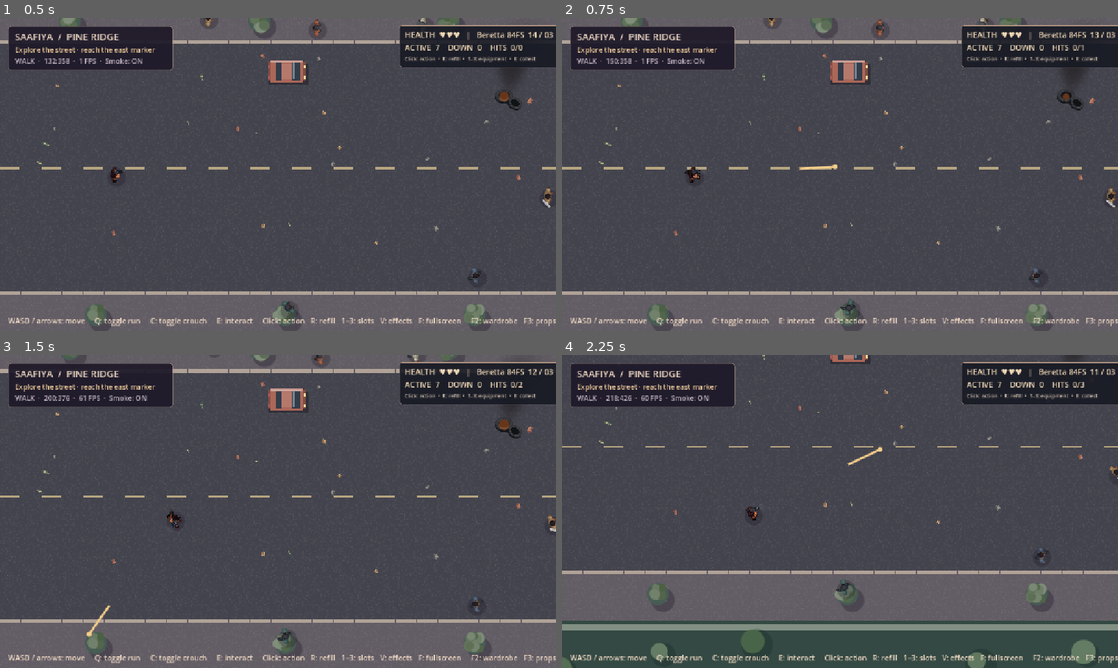
Above: before the commit, frames 1-4 (two rows, left to right).
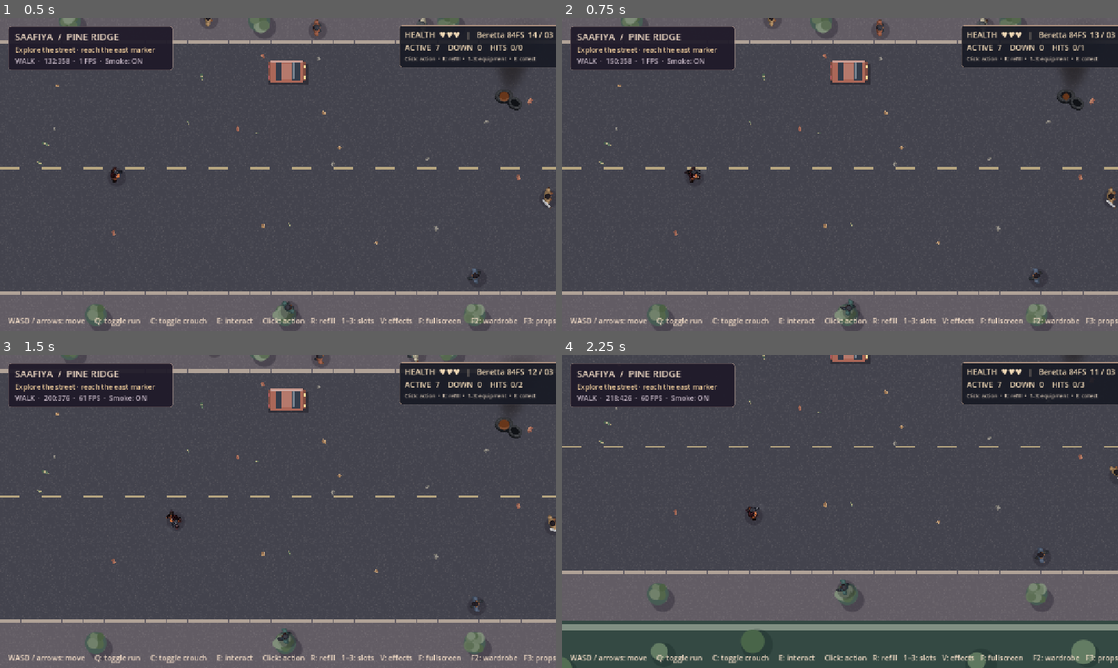
Above: after the commit, the same moments.

Repository: cryogenized-spec/Pineridge-Crisis-Saafiya-s-Revenge
Game: Godot game, scene res://scenes/main.tscn
The game is run twice, just before and just after one commit, with the same random seed, the same clock (stepped at 60 frames per second) and the same inputs.
Inputs (mouse positions are in pixels of both pictures, inside the frame that each line leads up to):
- Up to frame 1 (0.5 s): no input
- Up to frame 2 (0.75 s): tap Enter at 0.5 s; move the mouse to (962, 158) at 0.52 s; hold Right from 0.53 s (still down); tap E at 0.6 s; click (962, 158) at 0.67 s
- Up to frame 3 (1.5 s): move the mouse to (166, 527) at 1.27 s; release Right at 1.28 s; hold Down from 1.28 s (still down); tap 1 at 1.35 s; click (166, 527) at 1.42 s
- Up to frame 4 (2.25 s): tap E at 1.55 s; move the mouse to (895, 442) at 2.02 s; release Down at 2.03 s; hold Right from 2.03 s (still down); tap 2 at 2.1 s; click (895, 442) at 2.17 s

Frame 1 is identical in both runs. In frame 2, less than 0.1% of the frame differs, in the area x 42-50%, y 46-49%; in frame 3, less than 0.1%; in frame 4, less than 0.1%.

Commit message:
Remove tracer streaks and apply uniform character interaction feedback

Diff:
--- a/scripts/encounter.gd
+++ b/scripts/encounter.gd
@@ -27,6 +27,9 @@
 var shout_cooldown := 0.0
 var rng := RandomNumberGenerator.new()
 var actors: Array[Dictionary] = []
+var bystanders: Array[Dictionary] = []
+const ACTION_REACH := 480.0
+const CHARACTER_HIT_RADIUS := 18.0
 var shots: Array[Dictionary] = []
 var motes: Array[Dictionary] = []
 var ground_marks: Array[Dictionary] = []
@@ -54,6 +57,15 @@
 	avatar = main_actor
 	street = world
 
+func register_bystanders(characters: Array[Actor]) -> void:
+	for character in characters:
+		var reaction := Feedback.new()
+		reaction.position = character.position
+		reaction.z_index = 4
+		add_child(reaction)
+		bystanders.append({"body":character,"feedback":reaction,"down":false})
+
+
 func _ready() -> void:
 	rng.seed = 4872011
 	audio = Audio.new()
@@ -66,7 +78,7 @@
 	make_hud()
 	smoke_test = "--encounter-smoke" in OS.get_cmdline_user_args()
 	if smoke_test:
-		run_test()
+		call_deferred("run_test")
 
 func spawn_group(return_wave: bool) -> void:
 	var descriptions := [
@@ -211,11 +223,59 @@
 	var heading := (get_global_mouse_position()-avatar.position).normalized()
 	if heading.length_squared() < 0.01:
 		heading=Vector2.RIGHT
-	add_shot(avatar.position+heading*10.0,heading,true,"spark",float(KIT[slot]["travel"]))
+	resolve_player_action(avatar.position, heading)
 	if is_instance_valid(held_visual):
 		held_visual.burst()
 	audio.play_cue("beretta_84fs_shot" if slot == 0 else ("cz75_shot" if slot == 1 else "akm_shot"))
 	update_hud()
+
+func resolve_player_action(origin: Vector2, direction: Vector2) -> void:
+	# Immediate fictional arcade collision: no tracer or projectile rendering.
+	var reach_end := origin + direction * ACTION_REACH
+	var nearest := ACTION_REACH + 1.0
+	var candidate: Dictionary = {}
+	var ambient := false
+	for item in actors:
+		if bool(item["down"]):
+			continue
+		var body: Actor = item["body"]
+		var point := Geometry2D.get_closest_point_to_segment(body.position,origin,reach_end)
+		var along := origin.distance_to(point)
+		if body.position.distance_to(point) <= CHARACTER_HIT_RADIUS and along < nearest:
+			nearest = along
+			candidate = item
+			ambient = false
+	for item in bystanders:
+		if bool(item["down"]):
+			continue
+		var body: Actor = item["body"]
+		var point := Geometry2D.get_closest_point_to_segment(body.position,origin,reach_end)
+		var along := origin.distance_to(point)
+		if body.position.distance_to(point) <= CHARACTER_HIT_RADIUS and along < nearest:
+			nearest = along
+			candidate = item
+			ambient = true
+	if candidate.is_empty():
+		return
+	if ambient:
+		affect_bystander(candidate)
+	else:
+		hit_enemy(candidate,1)
+	shots_hit += 1
+	update_hud()
+
+func affect_bystander(target: Dictionary) -> void:
+	if bool(target["down"]):
+		return
+	target["down"] = true
+	var person: Actor = target["body"]
+	var feedback: Node2D = target["feedback"]
+	feedback.marked = true
+	feedback.show_caption("Awu…")
+	feedback.select(Feedback.State.DOWN)
+	person.set_down_progress(0.0)
+	add_ground_mark(person.position,0.8)
+	audio.play_cue("reaction")
 
 func add_shot(start: Vector2, direction: Vector2, friendly: bool, kind: String, velocity: float) -> void:
 	shots.append({"point":start,"prior":start,"vector":direction.normalized()*velocity,
@@ -398,6 +458,13 @@
 			motes.remove_at(i)
 
 func _physics_process(delta: float) -> void:
+	for item in bystanders:
+		var feedback: Node2D = item["feedback"]
+		feedback.position = item["body"].position
+		feedback.advance(delta)
+		if bool(item["down"]):
+			var person: Actor = item["body"]
+			person.set_down_progress(feedback.progress())
 	if avatar != null:
 		avatar.modulate = Color(1.0,0.55,0.55) if player_invincible>0.0 and (int(elapsed*14.0)%2)==0 else Color.WHITE
 	if smoke_test:
@@ -430,12 +497,14 @@
 		draw_set_transform(p,angle)
 		draw_texture_rect(BLOOD_STAIN,Rect2(-size*0.5,-size*0.5,size,size),false,Color(1,1,1,alpha))
 	draw_set_transform(Vector2.ZERO)
+	# Firearm actions have no visible beam, tracer or bullet sprite.
+	# Only visibly thrown objects remain rendered as tiny, unlit props.
 	for s in shots:
-		var p: Vector2 = s["point"]
-		var prev: Vector2 = s["prior"]
-		var color := Color("#f4ce8a") if bool(s["friendly"]) else Color("#e3a4a0")
-		draw_line(prev,p,color,1.3,true)
-		draw_circle(p,2.1,color,true,-1,true)
+		var kind: String = s["kind"]
+		if kind == "brick" or kind == "slingshot":
+			var point: Vector2 = s["point"]
+			var size := 3.0 if kind == "brick" else 1.4
+			draw_circle(point,size,Color("#ab9181") if kind == "brick" else Color("#8a888b"),true,-1,true)
 	for spark in motes:
 		var strength := float(spark["life"])/0.28
 		draw_circle(spark["point"],3.0*(1.0-strength)+1.0,Color(0.96,0.77,0.52,strength*0.55),false,0.9,true)
@@ -450,6 +519,7 @@
 	assert(actors.size()==7)
 	assert(actors[0]["body"].npc_down != null)
 	assert(player_hp==3)
+	assert(bystanders.size() > 0)
 	var foe: Dictionary=actors[0]
 	hit_enemy(foe,1)
 	assert(int(foe["hp"])==1)
@@ -457,6 +527,15 @@
 	assert(bool(foe["down"]))
 	assert(defeated==1)
 	assert(ground_marks.size()>0 and ground_marks.size()<=MAX_GROUND_MARKS)
+	var next_enemy: Dictionary = actors[1]
+	var health_before := int(next_enemy["hp"])
+	var center: Vector2 = next_enemy["body"].position
+	resolve_player_action(center-Vector2(32,0),Vector2.RIGHT)
+	assert(int(next_enemy["hp"])==health_before-1)
+	var person_state: Dictionary = bystanders[0]
+	var person_center: Vector2 = person_state["body"].position
+	resolve_player_action(person_center-Vector2(32,0),Vector2.RIGHT)
+	assert(bool(person_state["down"]))
 	hurt_player()
 	assert(player_hp==2)
 	assert(collect_nearby()==false)
--- a/scripts/main.gd
+++ b/scripts/main.gd
@@ -52,6 +52,7 @@
 	encounters=Encounter.new()
 	encounters.configure(player,street)
 	add_child(encounters)
+	encounters.register_bystanders(pedestrians)
 	camera=Camera2D.new()
 	camera.zoom=Vector2(2,2)
 	camera.position=START
@@ -188,6 +189,8 @@
 		run_phase = player.gait_phase
 	camera.position=player.position
 	for person in pedestrians:
+		if person.down_phase >= 0.0:
+			continue
 		var p:Vector2=person.get_meta("home")
 		var t:float=elapsed*(0.45 + 0.08 * float(person.wardrobe_index % 5))+float(person.get_meta("offset"))
 		var desired:=p+Vector2(sin(t)*15,0)
